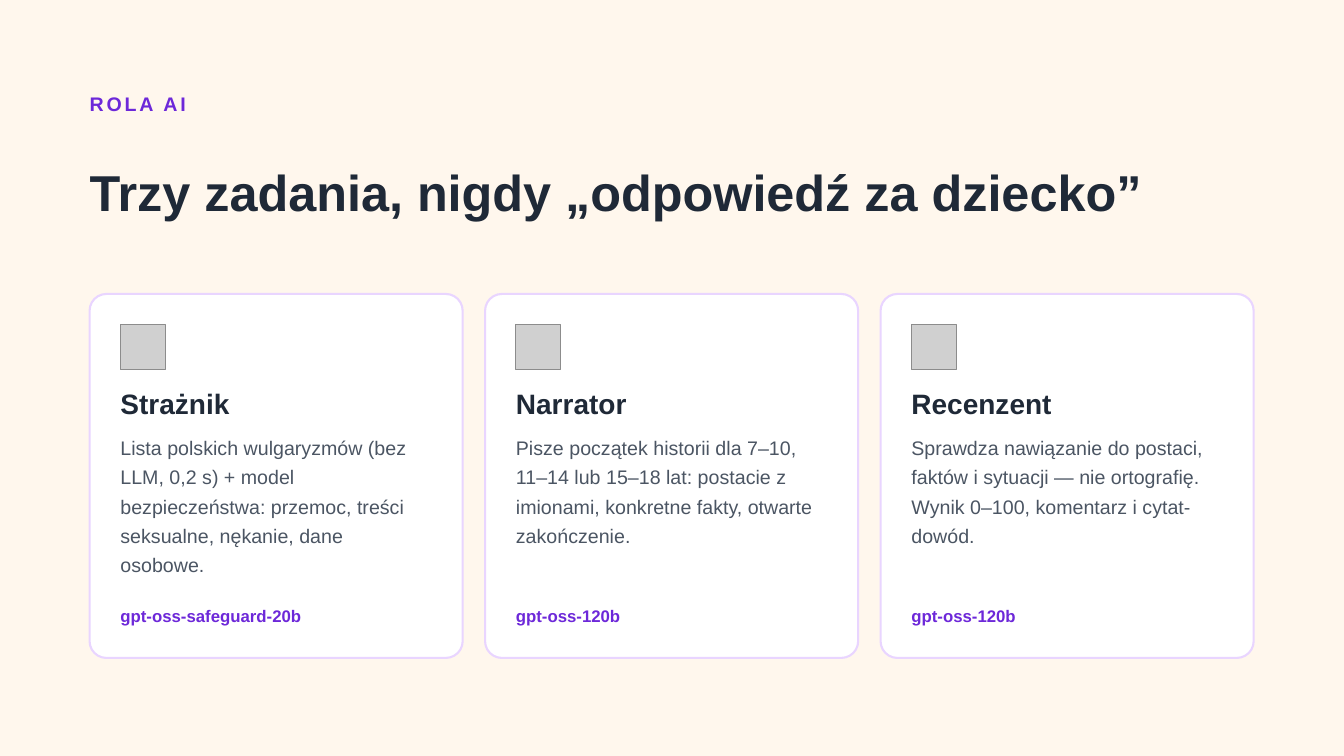
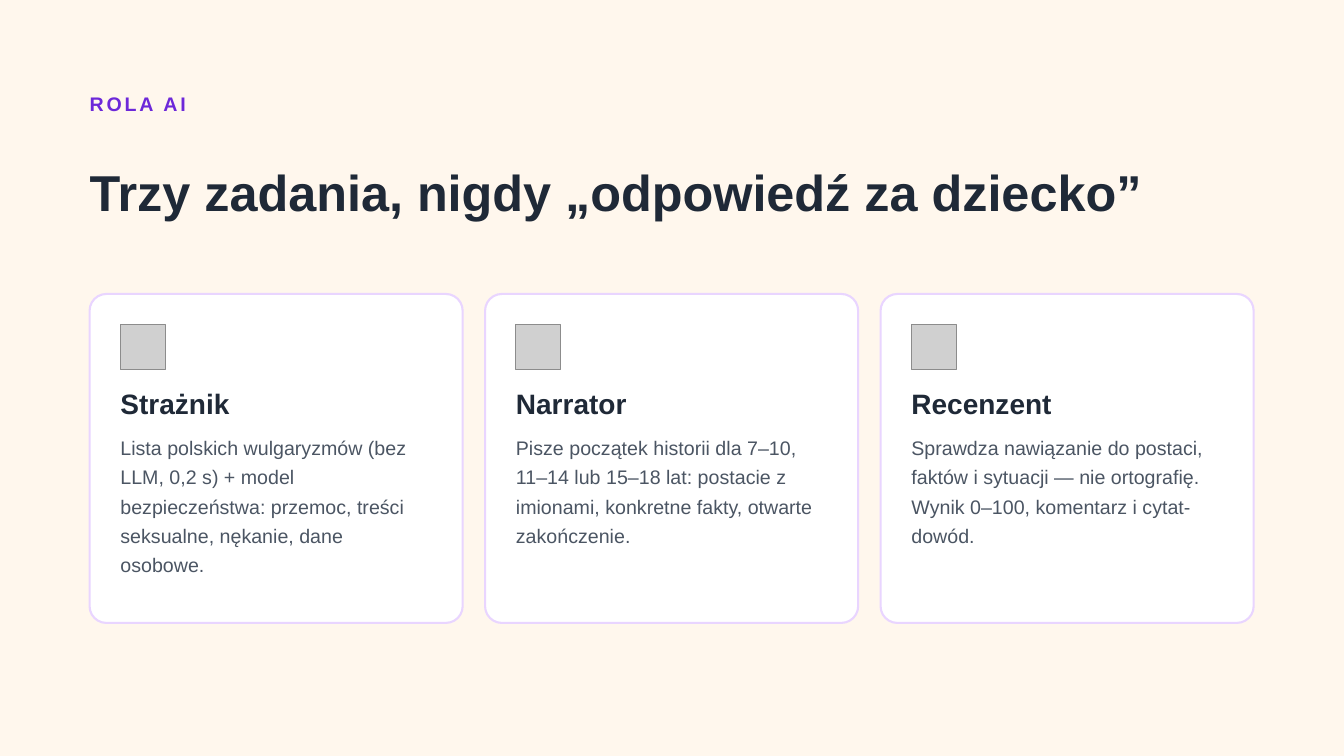
Before and after one commit to Drop-the-Base/dezanalfabetyzator, a slide deck: slide 7 of docs/pitch/Sztafeta-Slow.pptx. Drawn at 1344x756 pixels with LibreOffice and Linux fonts; fonts in the diff are those of the drawing; grey boxes stand for pictures. Boxes give left, top, right and bottom in pixels: in the first picture for what was removed or moved away, otherwise in the second. Text is boxed around its words. In the diff, an @@ line names an element or a change of style, - is before the commit and + after.

```diff
--- a/docs/pitch/Sztafeta-Slow.pptx
+++ b/docs/pitch/Sztafeta-Slow.pptx
@@ rounded rectangle resized from (x1=90, y1=294, x2=463, y2=658) to (x1=90, y1=294, x2=463, y2=623) @@
@@ rounded rectangle resized from (x1=485, y1=294, x2=858, y2=658) to (x1=485, y1=294, x2=858, y2=623) @@
@@ proportions changed in 3 elements at (x1=90, y1=294, x2=463, y2=623), (x1=485, y1=294, x2=858, y2=623), (x1=881, y1=294, x2=1254, y2=623) @@
@@ rounded rectangle resized from (x1=881, y1=294, x2=1254, y2=658) to (x1=881, y1=294, x2=1254, y2=623) @@
@@ text removed at (x1=120, y1=610, x2=301, y2=626) @@
-gpt-oss-safeguard-20b
@@ text removed at (x1=516, y1=610, x2=620, y2=626) @@
-gpt-oss-120b
@@ text removed at (x1=911, y1=610, x2=1015, y2=626) @@
-gpt-oss-120b
```
Also in this commit, not shown: 1 other slide changed, 1 slide added, 1 slide removed, 1 other file.
